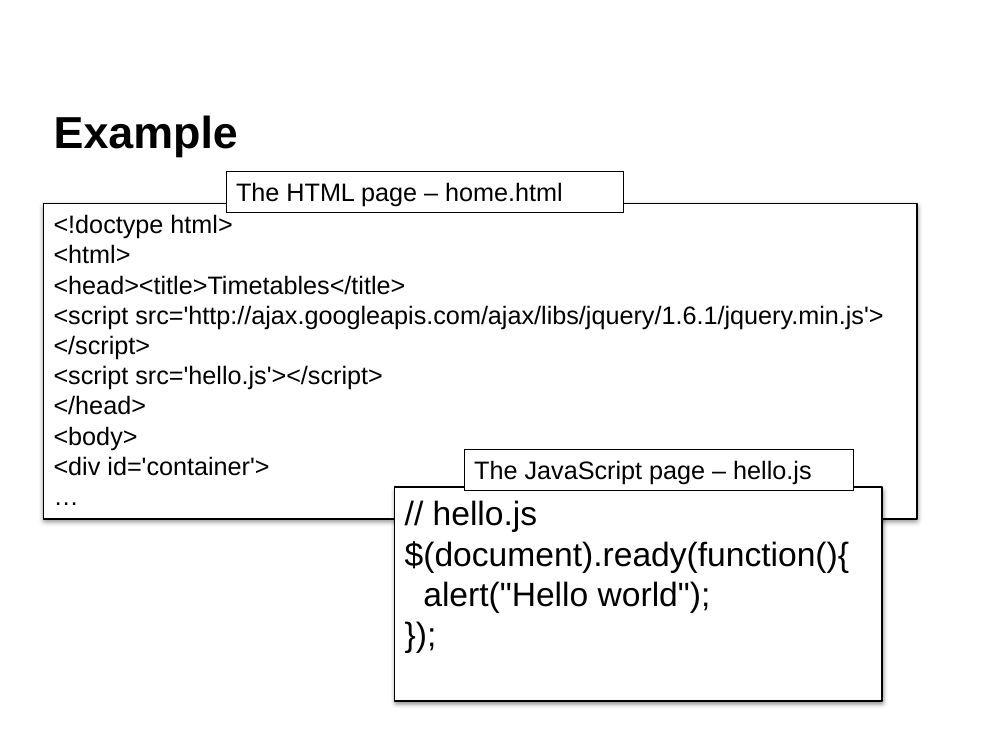
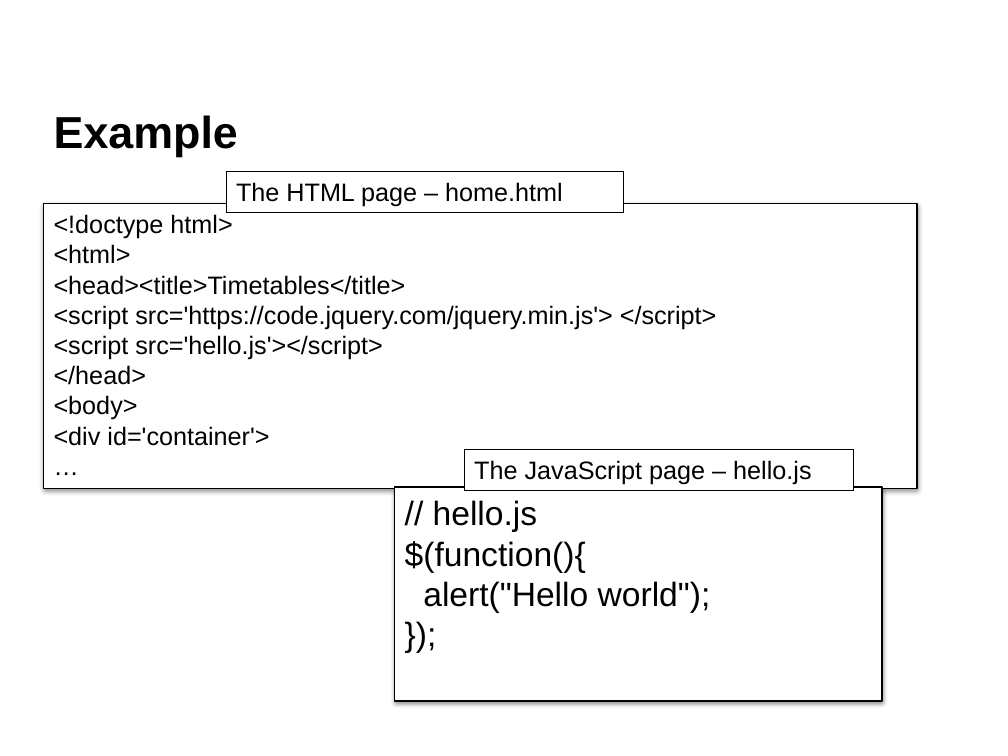
Before and after one commit to napier40000036/jQueryTutorial, a slide deck: slide 7 of jQuery L01 Introduction.pptx (slide 5 before the commit). Drawn at 1008x756 pixels with LibreOffice and Linux fonts; fonts in the diff are those of the drawing; background and template pictures are left out. Boxes give left, top, right and bottom in pixels: in the first picture for what was removed or moved away, otherwise in the second. Text is boxed around its words. In the diff, an @@ line names an element or a change of style, - is before the commit and + after.

```diff
--- a/jQuery L01 Introduction.pptx
+++ b/jQuery L01 Introduction.pptx
@@ rectangle "<!doctype html>": place and size @@
-rectangle "<!doctype html>" at (43,204,917,519)
+rectangle "<!doctype html>" at (43,204,917,489)
@@ text in rectangle at (54,305,717,329): text changed @@
-<script src='http://ajax.googleapis.com/ajax/libs/jquery/1.6.1/jquery.min.js'> </script>
+<script src='https://code.jquery.com/jquery.min.js'> </script>
@@ text in rectangle at (405,541,586,573): text changed @@
-$(document).ready(function(){
+$(function(){
```
Also in this commit, not shown: 6 other slides changed, 16 slides added, 3 slides removed, 2 other files.
